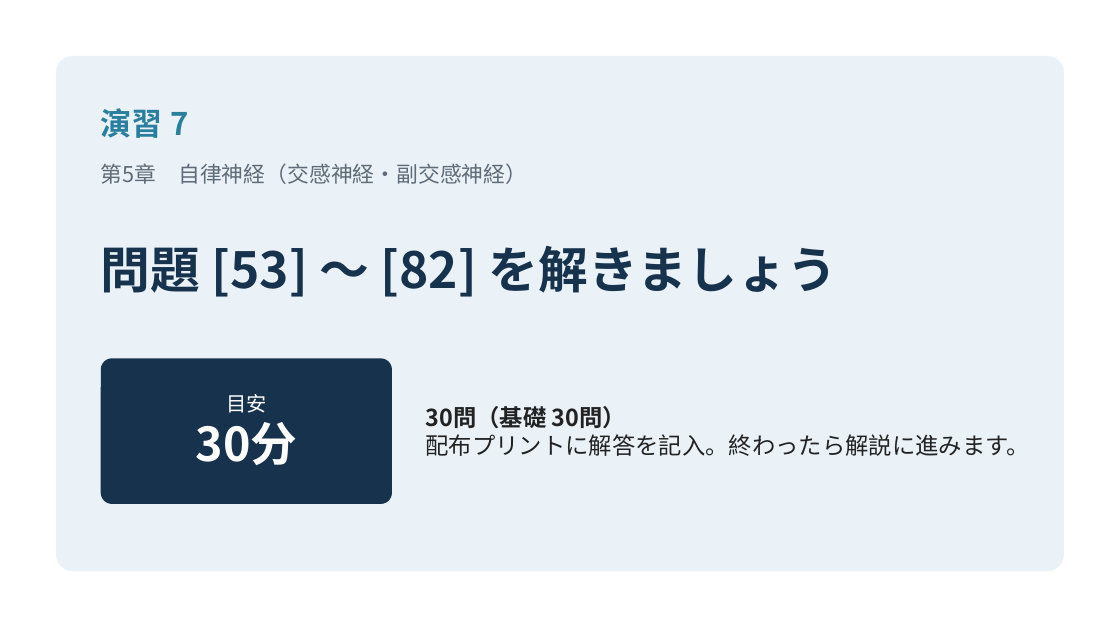
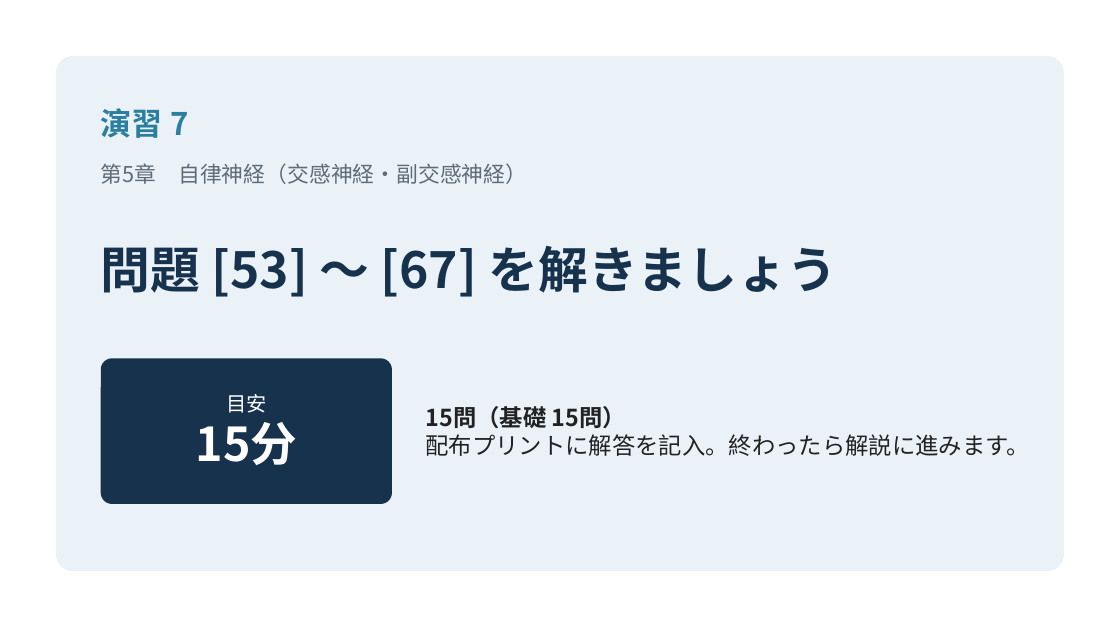
Before and after one commit to snowlife0211-pixel/bookish-fishstick, a slide deck: slide 130 of materials/神経系 総合演習_解説（統合版）.pptx. Drawn at 1120x630 pixels with LibreOffice and Linux fonts; fonts in the diff are those of the drawing. Boxes give left, top, right and bottom in pixels: in the first picture for what was removed or moved away, otherwise in the second. Text is boxed around its words. In the diff, an @@ line names an element or a change of style, - is before the commit and + after.

```diff
--- a/materials/神経系 総合演習_解説（統合版）.pptx
+++ b/materials/神経系 総合演習_解説（統合版）.pptx
@@ text at box(101, 246, 838, 297): text changed @@
-問題 [53] 〜 [82] を解きましょう
+問題 [53] 〜 [67] を解きましょう
@@ text at box(426, 406, 626, 428): text changed @@
-30問（基礎 30問）
+15問（基礎 15問）
@@ text at box(196, 422, 298, 465): text changed @@
-30分
+15分
```
Also in this commit, not shown: 1 other slide changed, 1 slide added, 2 other files.
